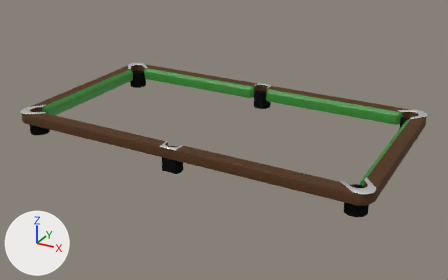
An edit to the Blender file assets/images/raw/table_3d.blend, drawn before and after from the same camera.
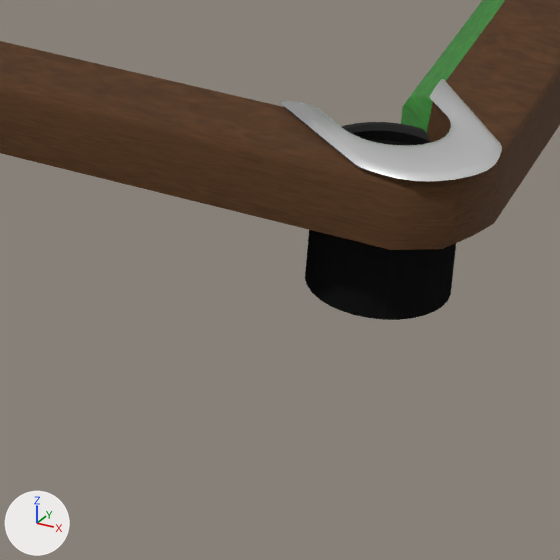
The first picture shows the older version from a 50 mm camera at (3.61, -6.52, 3.23) aimed at (0.06, -0.07, 0.0). The close-ups show both versions on the part from 65% to 86% of the width and 59% to 92% of the height of that picture; other places that the commit changed are outside them. Every picture has the same lights, and +X, +Y and +Z are marked at lower left.

In view in the first close-up: 'Plane', 'corner pockets', 'pocketmetal'.
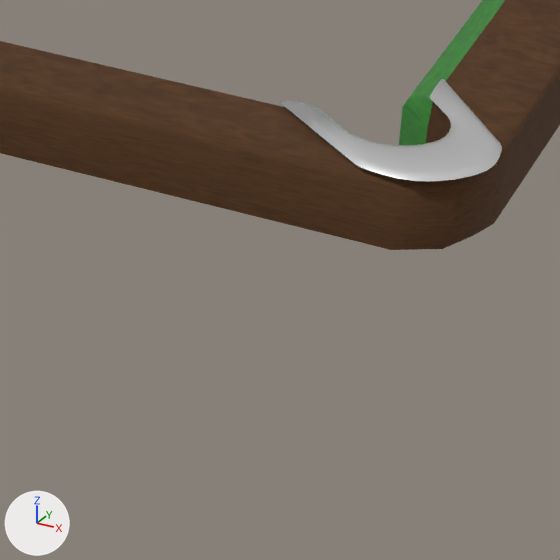
Edits to the bpy script that builds the scene:
```text
Change ob_corner_pockets:
    add ob_corner_pockets.hide_set(True)  # its collection is switched off
```

Changed parts and their boxes (x1, y1, x2, y2) in the close-ups (560 x 560 px):
'corner pockets', hidden (black): before (305, 122, 456, 320)
